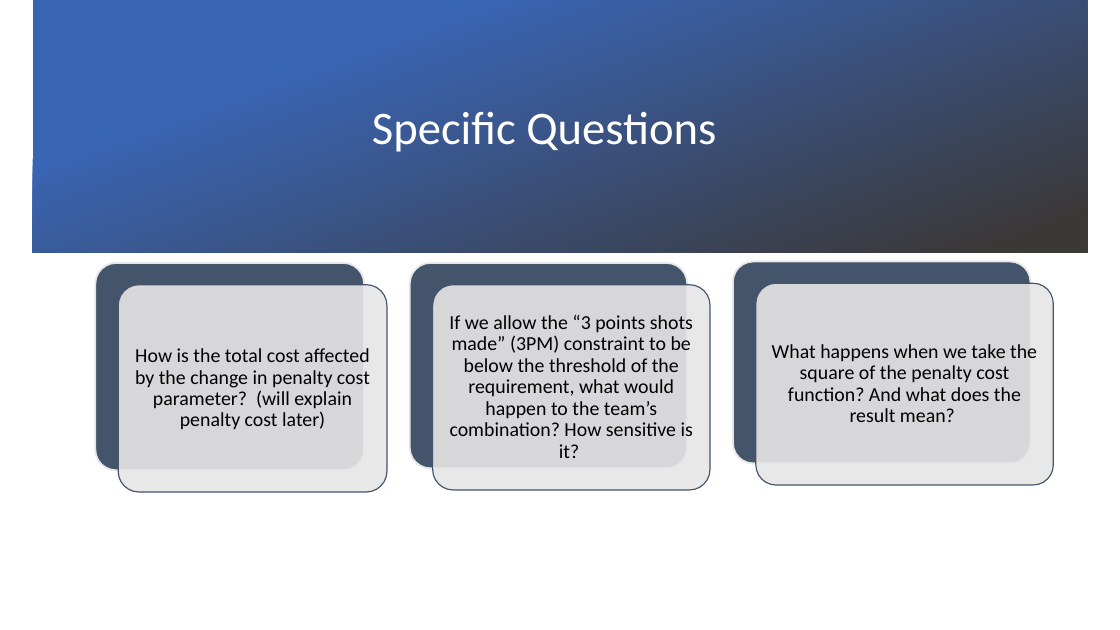
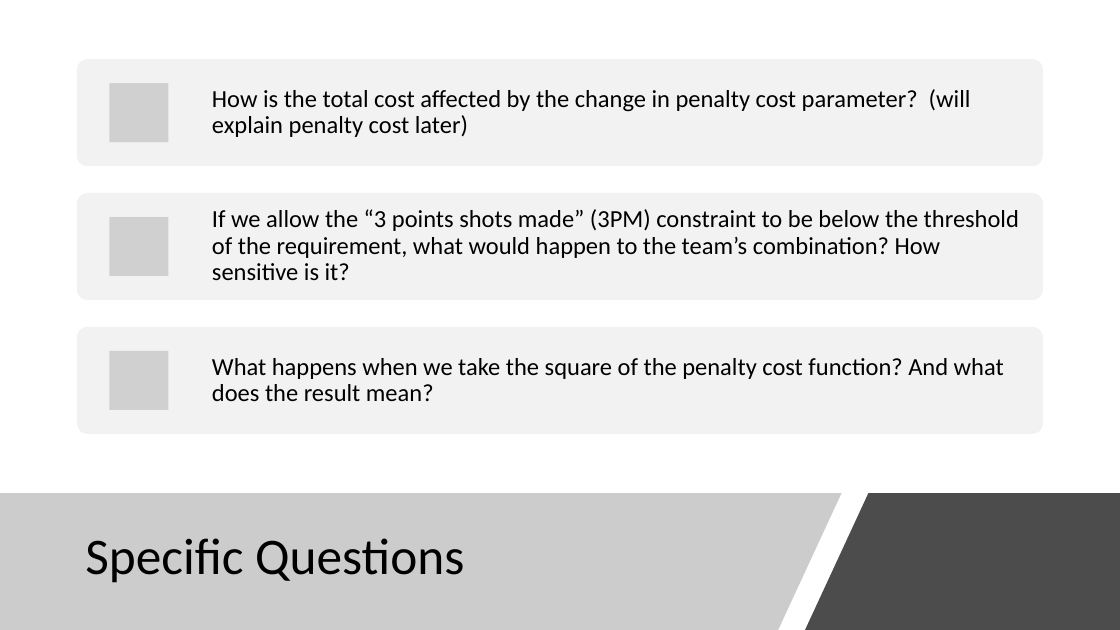
Before and after one commit to Math441Iguess/Math441NBAStuff, a slide deck: slide 5 of Creating a Championship Winning NBA Team (1).pptx. Drawn at 1120x630 pixels with LibreOffice and Linux fonts; fonts in the diff are those of the drawing; grey boxes stand for pictures; background and template pictures are left out. Boxes give left, top, right and bottom in pixels: in the first picture for what was removed or moved away, otherwise in the second. Text is boxed around its words. In the diff, an @@ line names an element or a change of style, - is before the commit and + after.

```diff
--- a/Creating a Championship Winning NBA Team (1).pptx
+++ b/Creating a Championship Winning NBA Team (1).pptx
@@ rectangle removed at [33, 0, 1088, 253] @@
@@ size 17 to 21 pt; alignment centre to left; more space between paragraphs in 3 elements at [212, 358, 1004, 401], [212, 209, 1019, 280], [212, 89, 971, 137] @@
@@ text "How is the total cost ...": place and size @@
-text "How is the total cost ..." at [135, 348, 370, 429]
+text "How is the total cost ..." at [212, 89, 971, 137]
@@ text "If we allow the “3 ...": place and size @@
-text "If we allow the “3 ..." at [449, 315, 693, 458]
+text "If we allow the “3 ..." at [212, 209, 1019, 280]
@@ group removed at [96, 261, 1054, 492]: 6 rounded rectangles @@
@@ text "What happens when we take ...": place and size @@
-text "What happens when we take ..." at [772, 344, 1037, 422]
+text "What happens when we take ..." at [212, 358, 1004, 401]
@@ group added at [77, 59, 1044, 434]: 3 rounded rectangles, 3 pictures @@
@@ freeform shape added at [0, 493, 842, 630], fill #808080 at 40% opacity @@
@@ title "Specific Questions": place and size @@
-title "Specific Questions" at [372, 112, 716, 152]
+title "Specific Questions" at [85, 538, 464, 583]
@@ title "Specific Questions" at [85, 538, 464, 583]: size 40 to 44 pt, text colour #FFFFFF to #000000; alignment centre to left @@
@@ freeform shape added at [805, 493, 1120, 630], fill #000000 at 70% opacity @@
```
Also in this commit, not shown: 13 other slides changed.
